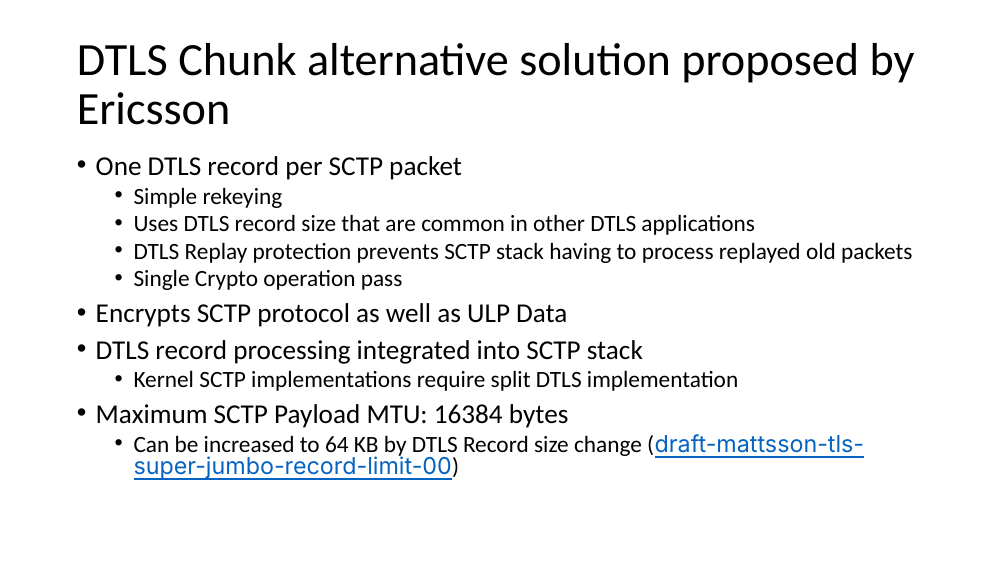
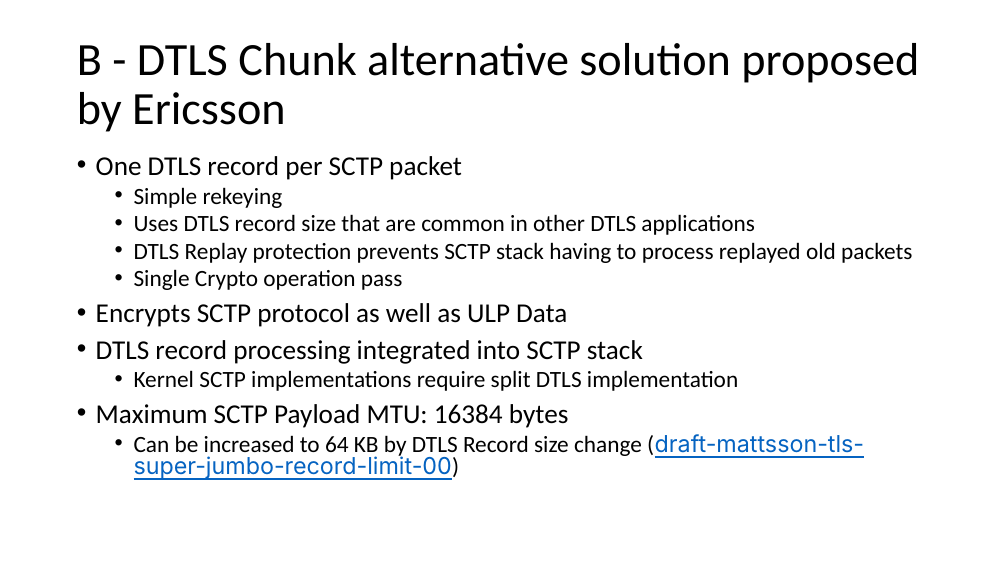
Before and after one commit to sctplab/sctp-dtls-requirements, a slide deck: slide 10 of dtls-for-sctp-design-team-report.pptx (slide 9 before the commit). Drawn at 1008x567 pixels with LibreOffice and Linux fonts; fonts in the diff are those of the drawing. Boxes give left, top, right and bottom in pixels: in the first picture for what was removed or moved away, otherwise in the second. Text is boxed around its words. In the diff, an @@ line names an element or a change of style, - is before the commit and + after.

Commit message:
Some edits and proposed future slides from the DT meeting.

```diff
--- a/dtls-for-sctp-design-team-report.pptx
+++ b/dtls-for-sctp-design-team-report.pptx
@@ title at [77, 43, 919, 132]: text changed @@
-DTLS Chunk alternative solution proposed by Ericsson
+B - DTLS Chunk alternative solution proposed by Ericsson
```
Also in this commit, not shown: 5 other slides changed, 3 slides added.
